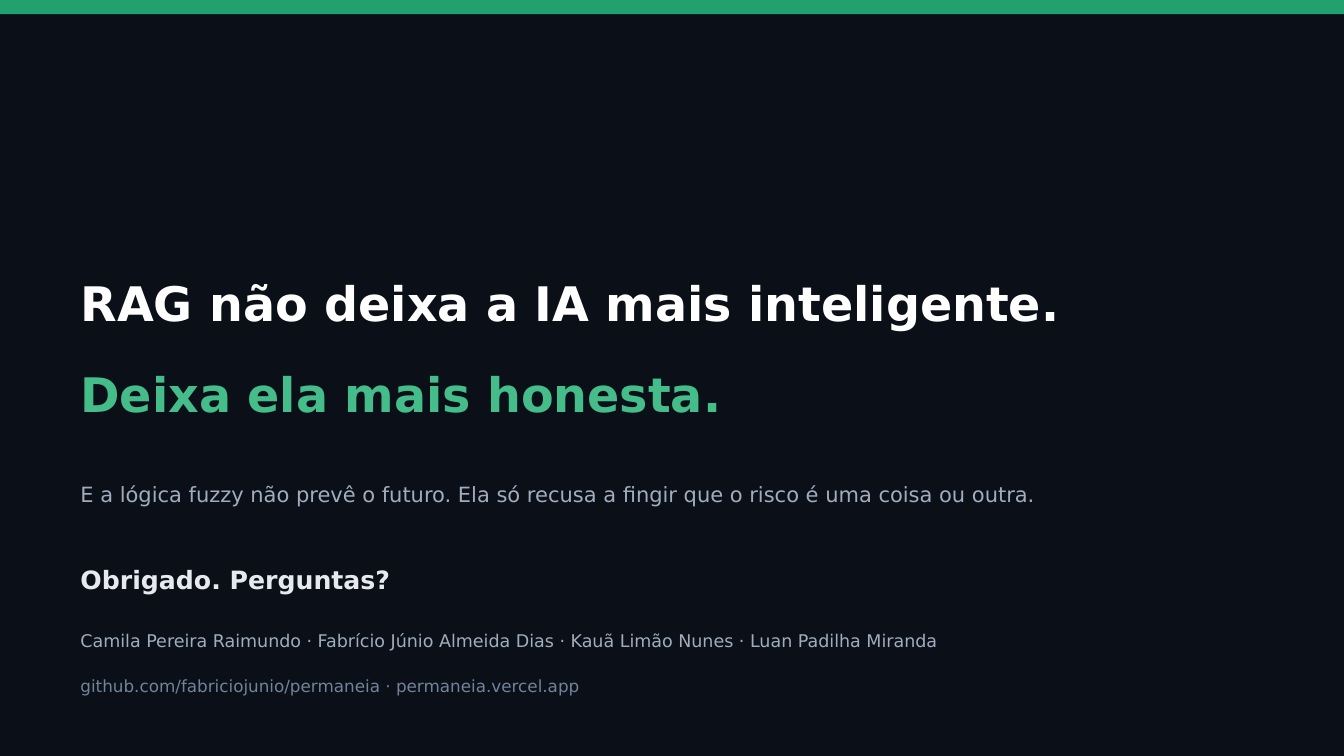
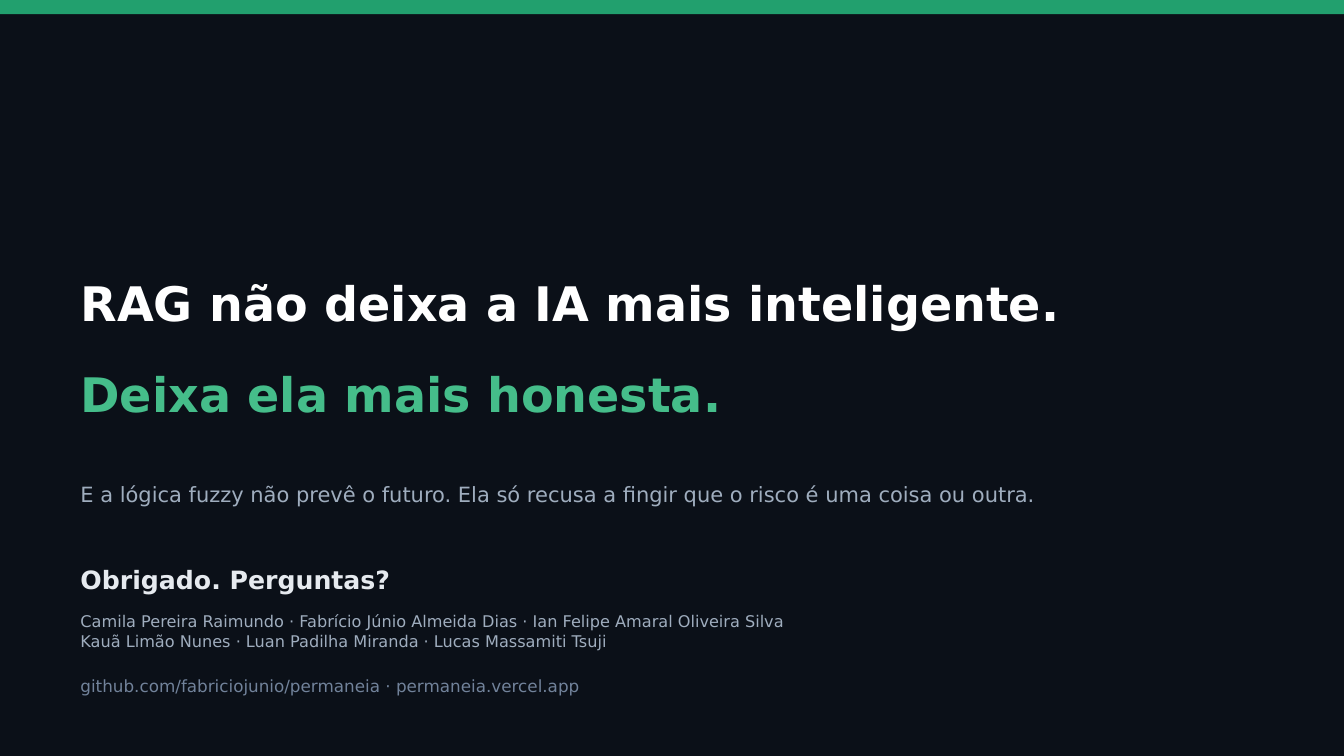
Before and after one commit to fabriciojunio/permaneia, a slide deck: slide 13 of PermaneIA-Apresentacao.pptx. Drawn at 1344x756 pixels with LibreOffice and Linux fonts; fonts in the diff are those of the drawing. Boxes give left, top, right and bottom in pixels: in the first picture for what was removed or moved away, otherwise in the second. Text is boxed around its words. In the diff, an @@ line names an element or a change of style, - is before the commit and + after.

```diff
--- a/PermaneIA-Apresentacao.pptx
+++ b/PermaneIA-Apresentacao.pptx
@@ text at (80,614,784,651): text changed; size 12.5 to 11.5 pt @@
-Camila Pereira Raimundo · Fabrício Júnio Almeida Dias · Kauã Limão Nunes · Luan Padilha Miranda
+Camila Pereira Raimundo · Fabrício Júnio Almeida Dias · Ian Felipe Amaral Oliveira Silva
+Kauã Limão Nunes · Luan Padilha Miranda · Lucas Massamiti Tsuji
```
Also in this commit, not shown: 12 other slides changed, 1 other file.
